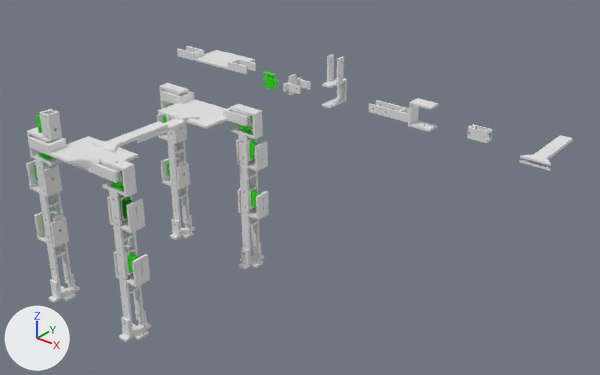
The Blender file cat.blend: old version first, new version second.
Both versions are drawn from a 50 mm lens placed at (1313.0, -1249.0, 557.0), pointed at (454.0, -177.0, -108.0). The axes (+X, +Y, +Z) are drawn at lower left. The lights are the same throughout.

The first picture shows 'Cube.002', 'bodyPlate', 'bodyPlate.001', 'bodyPlate.002', 'servo', 'servo.002', 'servoConnectorStraight', 'servoConnectorStraight.002', 'servoConnectorStraight.003', 'servoConnectorStraight.005', 'servoConnectorStraight.006', 'servoConnectorStraight.008', 'servoConnectorStraight.009', 'servoConnectorStraight.012', 'servoConnectorTwist', 'servoConnectorTwist.002', 'servoMount.002', 'servoMount.006'.
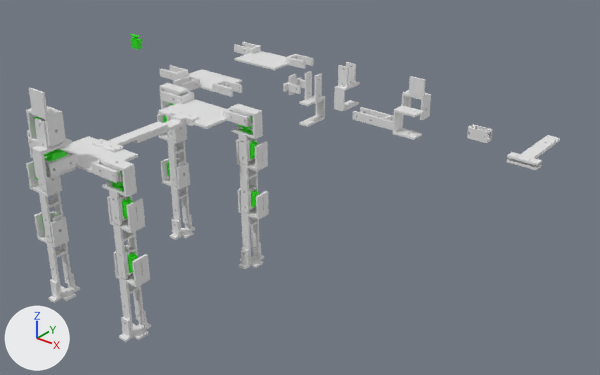
Commit message: first draft of full body completed

Pixel boxes (x1, y1, x2, y2) of what changed, in the pictures (600 x 375 px):
'bodyPlate.001', deleted: before (28, 136, 138, 183)
'servoConnectorStraight', moved: before (368, 98, 439, 132); after (353, 105, 424, 140)
'bodyFront.001', added: after (28, 136, 138, 183)
'servoConnectorTwist', moved: before (322, 54, 347, 108); after (299, 71, 325, 127)
'bodyFront', added: after (159, 65, 243, 97)
'servoConnectorHead.001', added: after (26, 88, 66, 146)
'bodyBack', added: after (234, 42, 314, 70)
'bodyPlate', deleted: before (177, 46, 256, 74)
'servoConnectorNeck.001', added: after (32, 118, 75, 181)
'servoConnectorNeck', added: after (334, 62, 360, 111)
'bodyConnector', added: after (506, 135, 560, 170)
'Cube.002', deleted: before (519, 135, 573, 171)
'servoConnectorHead', added: after (401, 76, 431, 120)
'servoMount.002', moved, turned: before (39, 109, 62, 140); after (44, 154, 70, 175)
'servo', moved: before (263, 72, 279, 90); after (130, 34, 143, 49)
'servo.002', moved, turned: before (36, 112, 56, 133); after (44, 147, 68, 168)
'servoMount.006', moved, turned: before (119, 194, 130, 221); after (40, 118, 60, 148)
'servo.006', moved (not visible before): after (34, 116, 45, 121)

Patch to the scene script:
```diff
--- a/cat.blend.py
+++ b/cat.blend.py
@@ ob_servomount_002 @@
 ob_servomount_002 = bpy.data.objects.new('servoMount.002', me_motor)
-ob_servomount_002.location = (343.0, -604.0, 120.0)
-ob_servomount_002.rotation_euler = (6.283, -1.571, 0.0)  # degrees (360, -90, 0)
+ob_servomount_002.location = (331.0, -597.0, 51.0)
+ob_servomount_002.rotation_euler = (0.0, 0.0, 1.571)  # degrees (0, 0, 90)
@@ ob_servo_002 @@
 ob_servo_002 = bpy.data.objects.new('servo.002', me_motor_002)
-ob_servo_002.location = (333.0, -604.0, 119.0)
-ob_servo_002.rotation_euler = (0.0, 4.712, 0.0)  # degrees (0, 270, 0)
+ob_servo_002.location = (331.0, -597.0, 61.0)
+ob_servo_002.rotation_euler = (0.0, 6.283, -4.712)  # degrees (0, 360, -270)
@@ ob_cube_002 @@
-ob_cube_002 = bpy.data.objects.new('Cube.002', me_cube)
@@ ob_servomount_006 @@
 ob_servomount_006 = bpy.data.objects.new('servoMount.006', me_motor)
-ob_servomount_006.location = (421.0, -558.0, -2.0)
-ob_servomount_006.rotation_euler = (3.142, -1.571, 0.0)  # degrees (180, -90, 0)
+ob_servomount_006.location = (333.0, -602.0, 105.0)
+ob_servomount_006.rotation_euler = (3.142, 1.571, 0.0)  # degrees (180, 90, 0)
@@ ob_servo_006 @@
 ob_servo_006 = bpy.data.objects.new('servo.006', me_motor_002)
-ob_servo_006.location = (431.0, -558.0, -3.0)
+ob_servo_006.location = (323.0, -602.0, 105.0)
 ob_servo_006.rotation_euler = (-3.142, 4.712, 0.0)  # degrees (-180, 270, 0)
@@ ob_bodyplate @@
-ob_bodyplate = bpy.data.objects.new('bodyPlate', me_motor_001)
@@ ob_servoconnectorstraight @@
 ob_servoconnectorstraight = bpy.data.objects.new('servoConnectorStraight', me_motor_006)
-ob_servoconnectorstraight.location = (569.0, 6.0, 10.0)
+ob_servoconnectorstraight.location = (568.0, -44.0, 10.0)
@@ ob_servoconnectortwist @@
 ob_servoconnectortwist = bpy.data.objects.new('servoConnectorTwist', me_motor_004)
-ob_servoconnectortwist.location = (395.0, 9.0, 30.0)
+ob_servoconnectortwist.location = (396.0, -63.0, 15.0)
@@ ob_servo @@
 ob_servo = bpy.data.objects.new('servo', me_motor_002)
-ob_servo.location = (231.0, 6.0, 0.0)
+ob_servo.location = (-210.0, 27.0, 0.0)
@@ ob_bodyplate_001 @@
-ob_bodyplate_001 = bpy.data.objects.new('bodyPlate.001', me_motor_001)
@@ ob_servoconnectorneck_001 @@
+ob_servoconnectorneck_001 = bpy.data.objects.new('servoConnectorNeck.001', me_motor_007)  # 116 vertices, 65 faces; spans x -9.4..12.7, y -31.5..22.5, z -40.3..47.5; in mat_material_008 (white #e7e7e7)
+ob_servoconnectorneck_001.location = (332.0, -605.0, 79.0)
+ob_servoconnectorneck_001.rotation_euler = (0.0, 0.0, -3.142)  # degrees (0, 0, -180)
@@ ob_servoconnectorhead_001 @@
+ob_servoconnectorhead_001 = bpy.data.objects.new('servoConnectorHead.001', me_motor_008)  # 89 vertices, 52 faces; spans x -30.3..50.0, y -14.0..14.0, z -19.2..27.5; in mat_material_001 (white #e7e7e7)
+ob_servoconnectorhead_001.location = (327.0, -601.0, 141.0)
+ob_servoconnectorhead_001.rotation_euler = (-3.142, 1.571, 0.0)  # degrees (-180, 90, 0)
@@ ob_bodyfront_001 @@
+ob_bodyfront_001 = bpy.data.objects.new('bodyFront.001', me_motor_005)  # 962 vertices, 503 faces, 1 loose edge; spans x -104.0..104.0, y -105.0..21.0, z -1.0..18.0; in mat_material_006 (white #e7e7e7)
+ob_bodyfront_001.location = (332.0, -514.0, 46.0)
@@ ob_servoconnectorhead @@
+ob_servoconnectorhead = bpy.data.objects.new('servoConnectorHead', me_motor_008)  # 89 vertices, 52 faces; spans x -30.3..50.0, y -14.0..14.0, z -19.2..27.5; in mat_material_001 (white #e7e7e7)
+ob_servoconnectorhead.location = (551.0, 62.0, 34.0)
+ob_servoconnectorhead.rotation_euler = (-3.142, 1.571, 0.0)  # degrees (-180, 90, 0)
@@ ob_servoconnectorneck @@
+ob_servoconnectorneck = bpy.data.objects.new('servoConnectorNeck', me_motor_007)  # 116 vertices, 65 faces; spans x -9.4..12.7, y -31.5..22.5, z -40.3..47.5; in mat_material_008 (white #e7e7e7)
+ob_servoconnectorneck.location = (401.0, 38.0, 14.0)
+ob_servoconnectorneck.rotation_euler = (0.0, 0.0, -3.142)  # degrees (0, 0, -180)
@@ ob_bodyconnector @@
+ob_bodyconnector = bpy.data.objects.new('bodyConnector', me_cube)
+ob_bodyconnector.location = (820.0, -3.0, 6.0)
+ob_bodyconnector.scale = (43.6, 43.6, 43.6)
@@ ob_bodyfront @@
+ob_bodyfront = bpy.data.objects.new('bodyFront', me_motor_005)  # 962 vertices, 503 faces, 1 loose edge; spans x -104.0..104.0, y -105.0..21.0, z -1.0..18.0; in mat_material_006 (white #e7e7e7)
+ob_bodyfront.location = (120.0, -47.0, -2.0)
@@ ob_bodyback @@
+ob_bodyback = bpy.data.objects.new('bodyBack', me_motor_001)
+ob_bodyback.location = (123.0, 95.0, -1.0)
+ob_bodyback.rotation_euler = (0.0, 0.0, -3.142)  # degrees (0, 0, -180)
```
